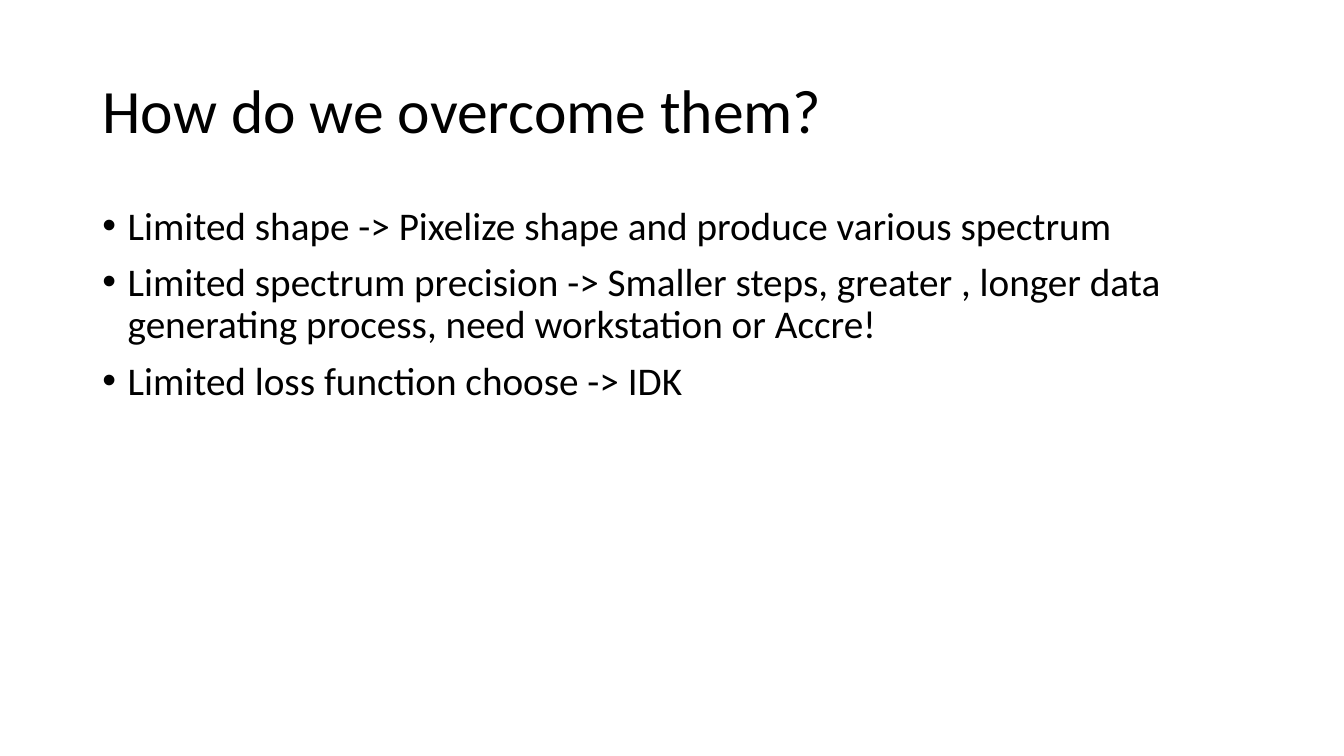
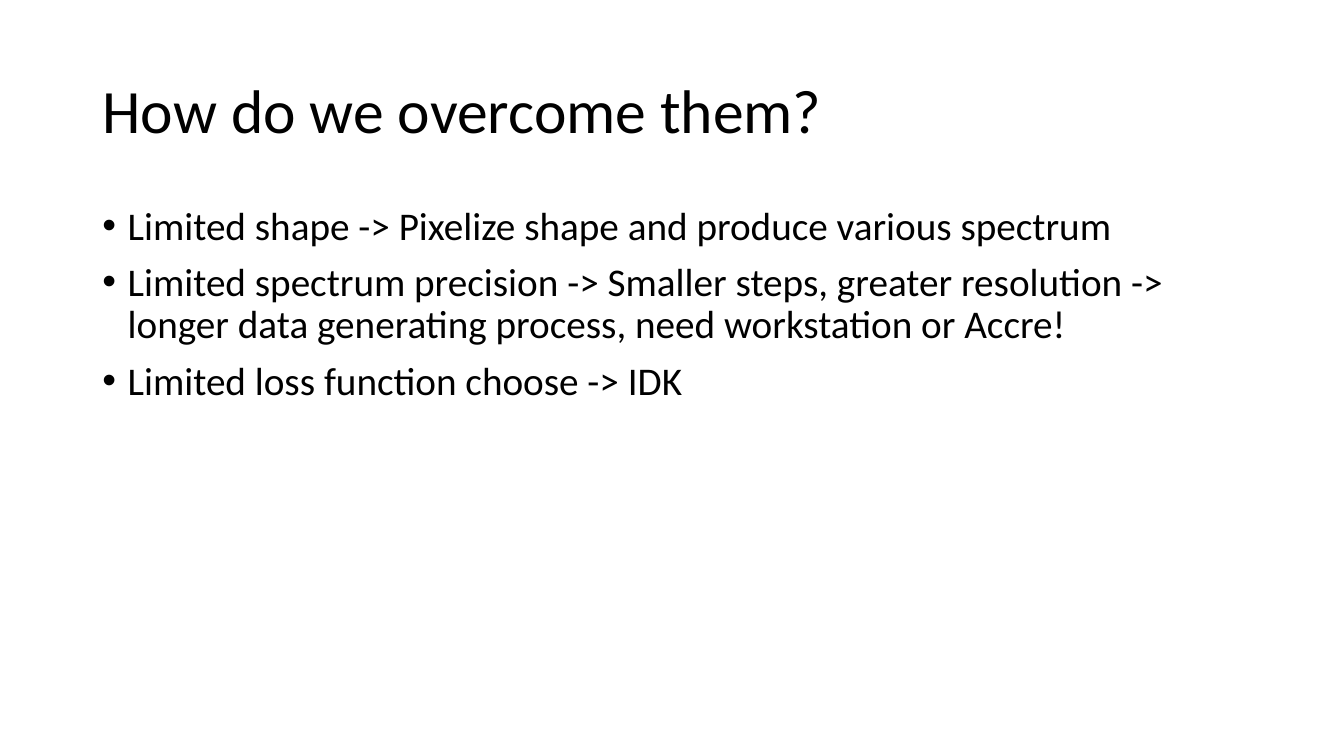
Before and after one commit to rifaasyari/Summer_research, a slide deck: slide 8 of Report_1/Inverse Design via Machine Learning.pptx. Drawn at 1344x756 pixels with LibreOffice and Linux fonts; fonts in the diff are those of the drawing. Boxes give left, top, right and bottom in pixels: in the first picture for what was removed or moved away, otherwise in the second. Text is boxed around its words. In the diff, an @@ line names an element or a change of style, - is before the commit and + after.

Commit message:
update

```diff
--- a/Report_1/Inverse Design via Machine Learning.pptx
+++ b/Report_1/Inverse Design via Machine Learning.pptx
@@ text at (128, 268, 1122, 345): text changed @@
-• Limited spectrum precision -> Smaller steps, greater , longer data generating process, need workstation or Accre!
+• Limited spectrum precision -> Smaller steps, greater resolution -> longer data generating process, need workstation or Accre!
```
Also in this commit, not shown: 2 other slides changed.
